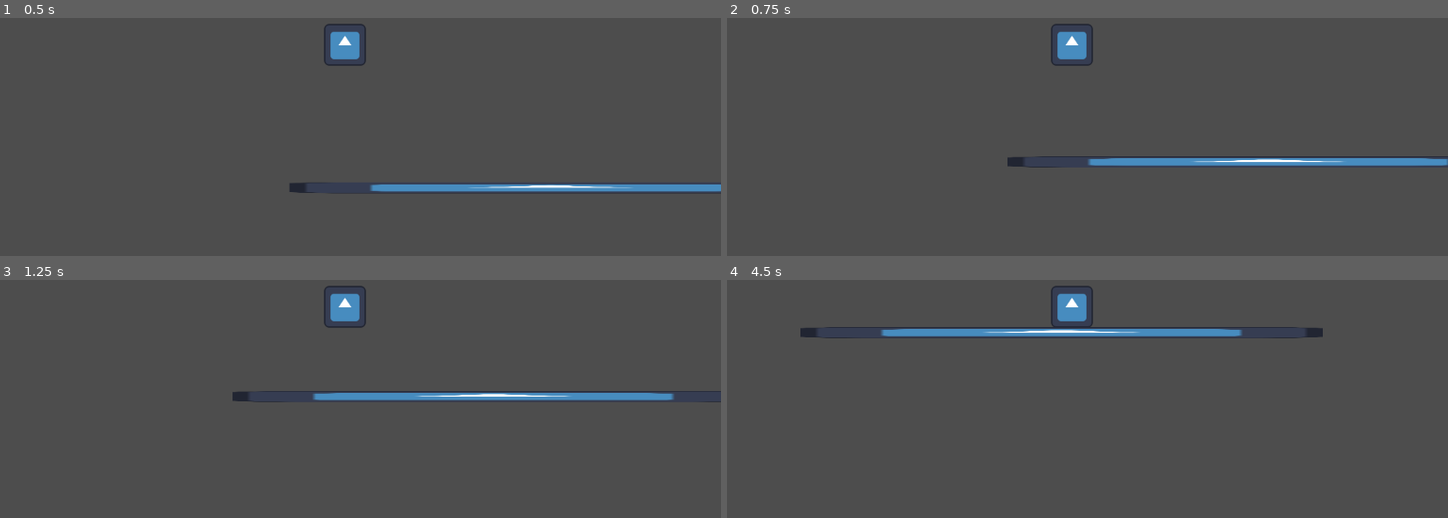
Above: before the commit, frames 1-4 (two rows, left to right).
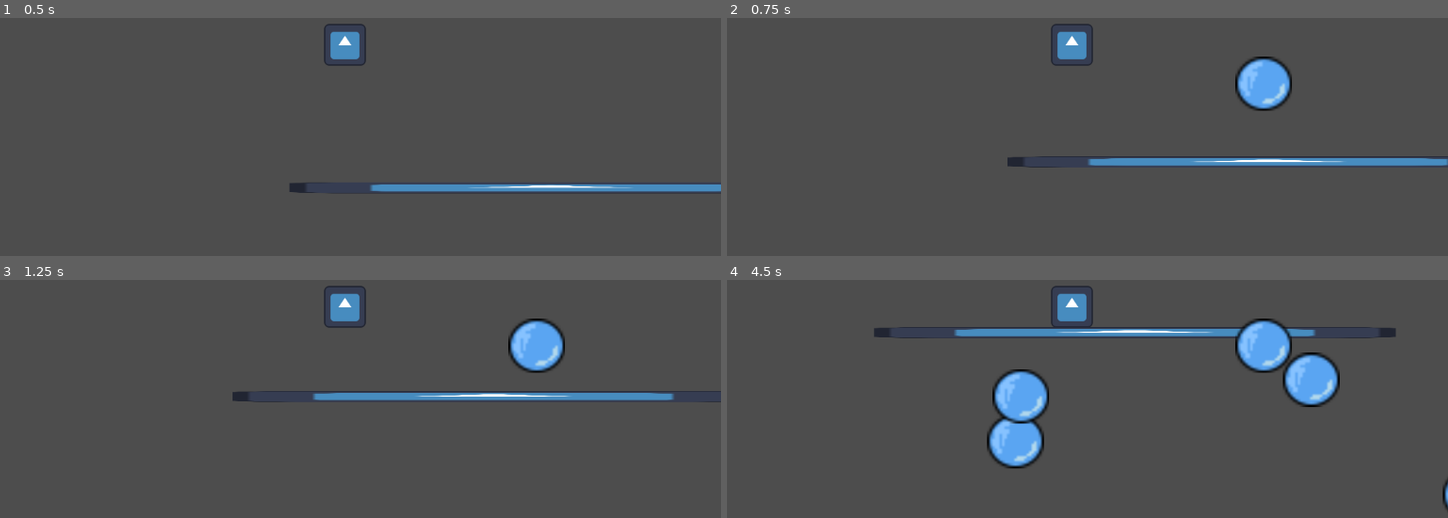
Above: after the commit, the same moments.

Repository: DangerousDaniel/Bubble-Drop-Godot-4
Game: Godot game, scene res://Playgrounds/playground_kyle.tscn
Two runs of this game, one before a commit and one after it. Both use one fixed random seed, a clock stepped at 60 frames per second and the inputs below. The engine's default icon, where the game draws it, is replaced by a stand-in: a white triangle on a blue panel in a dark square.
Inputs (mouse positions are in pixels of both pictures, inside the frame that each line leads up to):
- Up to frame 1 (0.5 s): no input
- Up to frame 2 (0.75 s): move the mouse to (1238, 22) at 0.52 s; hold D (MoveRight) from 0.53 s (still down); click (1238, 22) at 0.6 s
- Up to frame 3 (1.25 s): keep holding D (MoveRight); tap Space (Jump) at 0.77 s
- Up to frame 4 (4.5 s): move the mouse to (921, 327) at 1.27 s; click (921, 327) at 1.35 s; tap Space (Jump) at 1.52, 3.02, 3.77 s; move the mouse to (outside the picture) at 2.02 s; release D (MoveRight) at 2.03 s; hold A (MoveLeft) 2.03-2.78 s; click (outside the picture) at 2.1 s; move the mouse to (1037, 391) at 2.77 s; hold D (MoveRight) 2.78-4.28 s; click (1037, 391) at 2.85 s; move the mouse to (1296, 370) at 3.52 s; click (1296, 370) at 3.6 s; move the mouse to (outside the picture) at 4.27 s; hold A (MoveLeft) from 4.28 s (still down); click (outside the picture) at 4.35 s

Frame 1 is identical in both runs. In frame 2, 1.5% of the frame differs, in the area x 70-79%, y 16-40%; in frame 3, 1.5%; in frame 4, 7.0%, in the area x 10-100%, y 16-97%.

Commit message:
Player prefab now has bubble control for spawning them

Diff:
--- a/bubble-drop-godot-4/Player/Player.tscn
+++ b/bubble-drop-godot-4/Player/Player.tscn
@@ -1,13 +1,14 @@
-[gd_scene load_steps=5 format=3 uid="uid://biapstqd7xc8x"]
+[gd_scene load_steps=6 format=3 uid="uid://biapstqd7xc8x"]
 
 [ext_resource type="Script" path="res://Player/PlayerController.gd" id="1_lmnhc"]
 [ext_resource type="Texture2D" uid="uid://cmld6ukpvs4du" path="res://icon.svg" id="2_a36ox"]
-[ext_resource type="PackedScene" path="res://Player/MainCamera.tscn" id="3_hsm2k"]
+[ext_resource type="PackedScene" uid="uid://bcreeu3du44r6" path="res://Player/MainCamera.tscn" id="3_hsm2k"]
+[ext_resource type="PackedScene" uid="uid://del8gwoxalqu4" path="res://Player/bubble_platform_script_holder.tscn" id="4_0j4te"]
 
 [sub_resource type="RectangleShape2D" id="RectangleShape2D_ydef7"]
 size = Vector2(129, 128)
 
-[node name="Player2" type="Node2D" groups=["playground_kyle"]]
+[node name="Player" type="Node2D" groups=["playground_kyle"]]
 
 [node name="CharacterBody2D" type="CharacterBody2D" parent="." groups=["playground_kyle"]]
 script = ExtResource("1_lmnhc")
@@ -24,3 +25,5 @@
 
 [node name="Camera2D" parent="CharacterBody2D" instance=ExtResource("3_hsm2k")]
 zoom = Vector2(0.5, 0.5)
+
+[node name="BubblePlatformScriptHolder" parent="CharacterBody2D" instance=ExtResource("4_0j4te")]
--- /dev/null
+++ b/bubble-drop-godot-4/Player/bubble_platform_script_holder.tscn
@@ -0,0 +1,6 @@
+[gd_scene load_steps=2 format=3 uid="uid://del8gwoxalqu4"]
+
+[ext_resource type="Script" path="res://BubblePlatform(Wip)/spawnBubble.gd" id="1_rtnw5"]
+
+[node name="BubblePlatformScriptHolder" type="Node2D"]
+script = ExtResource("1_rtnw5")
--- a/bubble-drop-godot-4/Playgrounds/Silver Scene.tscn
+++ b/bubble-drop-godot-4/Playgrounds/Silver Scene.tscn
@@ -1,25 +1,11 @@
-[gd_scene load_steps=5 format=3 uid="uid://da7jb5mmkatbg"]
+[gd_scene load_steps=3 format=3 uid="uid://da7jb5mmkatbg"]
 
 [ext_resource type="PackedScene" uid="uid://biapstqd7xc8x" path="res://Player/Player.tscn" id="1_ylme4"]
-[ext_resource type="Script" path="res://BubblePlatform(Wip)/bubble_platform.gd" id="2_bnyn3"]
 [ext_resource type="PackedScene" uid="uid://xxlnmbq73u1f" path="res://BubblePlatform(Wip)/bubble_platform.tscn" id="2_ya5ok"]
-
-[sub_resource type="CircleShape2D" id="CircleShape2D_2pqy2"]
 
 [node name="SilverScene" type="Node2D"]
 
-[node name="Player2" parent="." instance=ExtResource("1_ylme4")]
-
-[node name="BubblePlatformScriptHolder" type="Node2D" parent="Player2"]
-script = ExtResource("2_bnyn3")
-
-[node name="BubbleSpawnLocation" type="StaticBody2D" parent="Player2"]
-position = Vector2(0, 200)
-
-[node name="BubbleShape2DVisualPlaceholder" type="CollisionShape2D" parent="Player2/BubbleSpawnLocation"]
-scale = Vector2(8, 8)
-shape = SubResource("CircleShape2D_2pqy2")
-debug_color = Color(1, 0.642834, 0.328557, 1)
+[node name="Player" parent="." instance=ExtResource("1_ylme4")]
 
 [node name="BubblePlatform" parent="." instance=ExtResource("2_ya5ok")]
 
Renamed: bubble-drop-godot-4/BubblePlatform(Wip)/bubble_platform.gd -> bubble-drop-godot-4/BubblePlatform(Wip)/spawnBubble.gd
